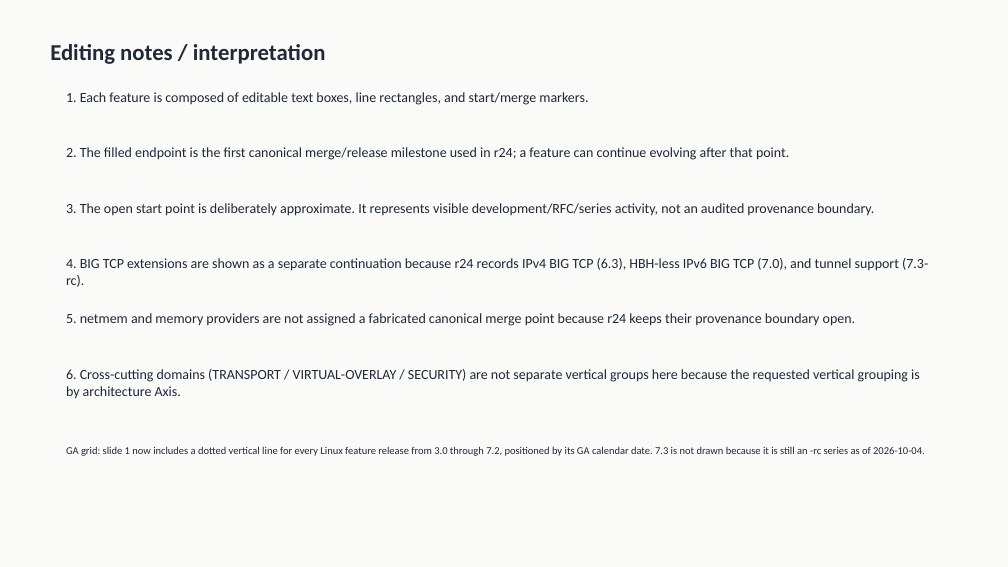
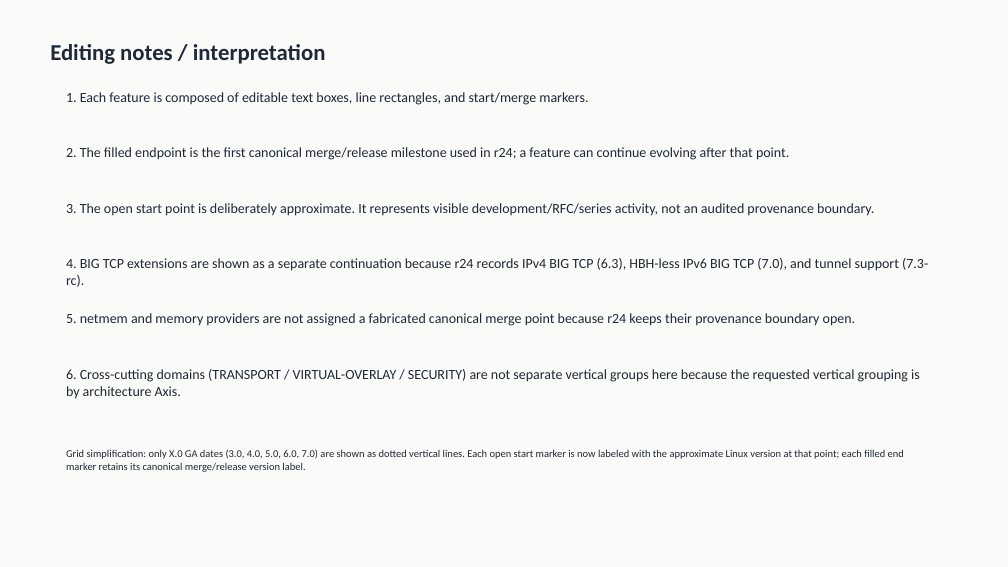
Before and after one commit to orimanabu/onic2026, a slide deck: slide 2 of linux-networking-feature-evolution.pptx. Drawn at 1008x567 pixels with LibreOffice and Linux fonts; fonts in the diff are those of the drawing. Boxes give left, top, right and bottom in pixels: in the first picture for what was removed or moved away, otherwise in the second. Text is boxed around its words. In the diff, an @@ line names an element or a change of style, - is before the commit and + after.

Commit message:
pptx r24-3

```diff
--- a/linux-networking-feature-evolution.pptx
+++ b/linux-networking-feature-evolution.pptx
@@ text at (66, 449, 904, 472): text changed @@
-GA grid: slide 1 now includes a dotted vertical line for every Linux feature release from 3.0 through 7.2, positioned by its GA calendar date. 7.3 is not drawn because it is still an -rc series as of 2026-10-04.
+Grid simplification: only X.0 GA dates (3.0, 4.0, 5.0, 6.0, 7.0) are shown as dotted vertical lines. Each open start marker is now labeled with the approximate Linux version at that point; each filled end marker retains its canonical merge/release version label.
```
Also in this commit, not shown: 1 other slide changed.
